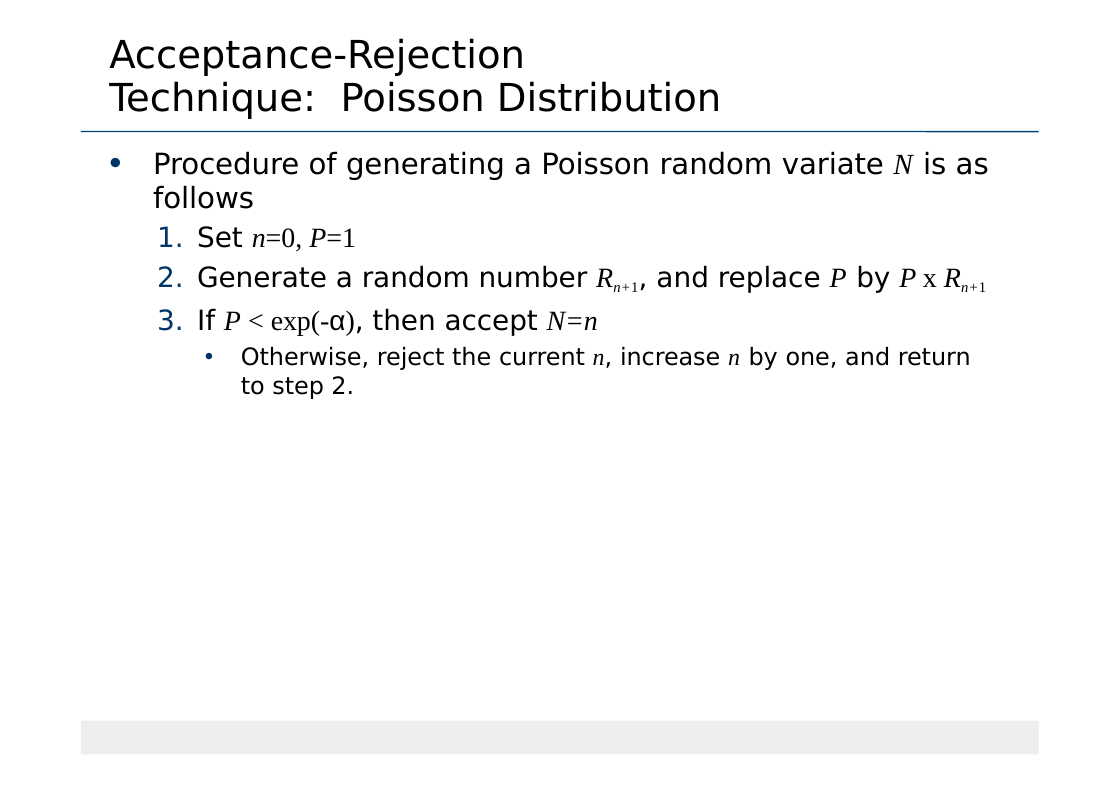
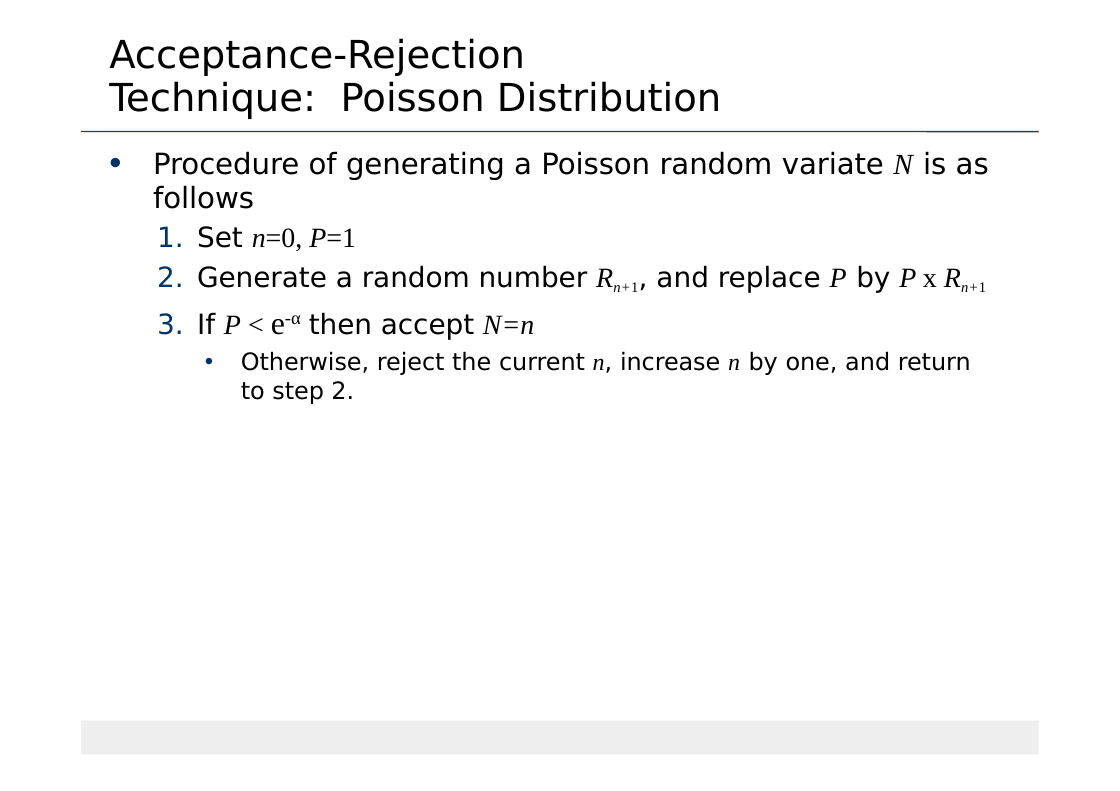
Before and after one commit to Sourabhsk870/6TH-SEM-NOTES, a slide deck: slide 34 of 18CS645/MODULE 3/Random Number-Variate generation-correct.pptx (slide 36 before the commit). Drawn at 1120x791 pixels with LibreOffice and Linux fonts; fonts in the diff are those of the drawing. Boxes give left, top, right and bottom in pixels: in the first picture for what was removed or moved away, otherwise in the second. Text is boxed around its words. In the diff, an @@ line names an element or a change of style, - is before the commit and + after.

```diff
--- a/18CS645/MODULE 3/Random Number-Variate generation-correct.pptx
+++ b/18CS645/MODULE 3/Random Number-Variate generation-correct.pptx
@@ text at bbox=[197, 312, 534, 339]: text changed @@
-  3. If P < exp(-α), then accept N=n
+  3. If P < e-α then accept N=n
```
Also in this commit, not shown: 13 other slides changed, 1 slide added, 3 slides removed.
